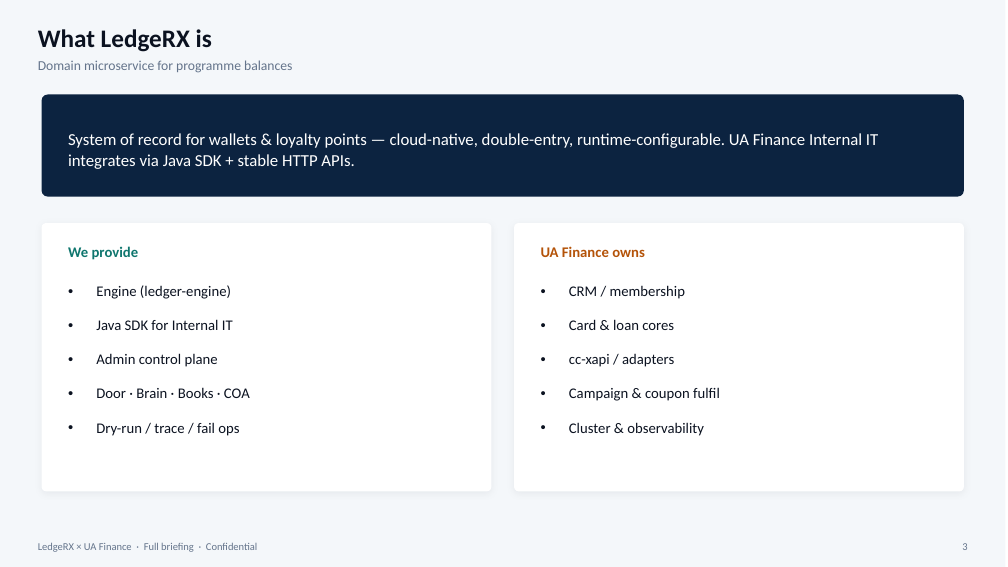
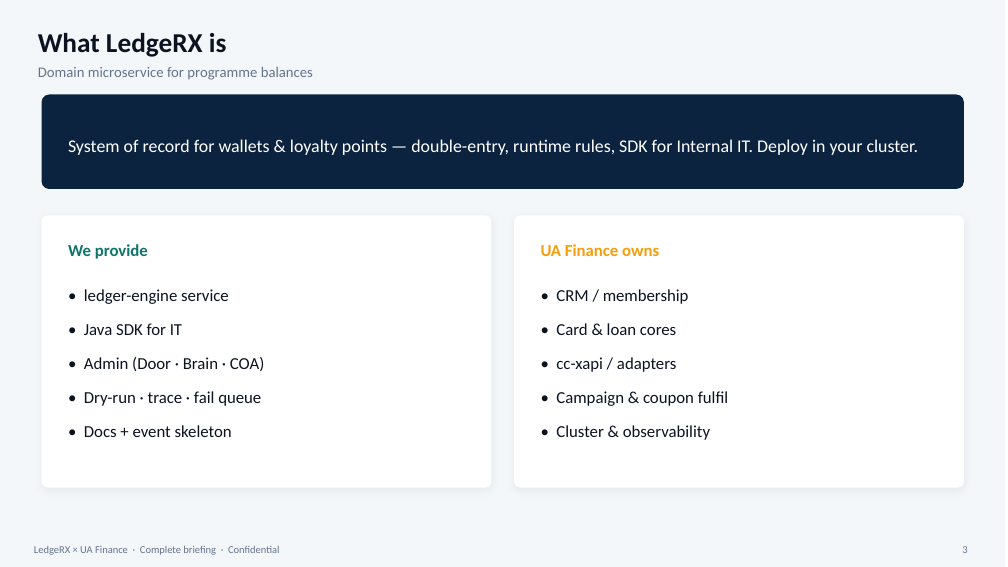
Before and after one commit to yky32/ledger-engine, a slide deck: slide 5 of docs/decks/LedgeRX-Executive-Briefing-v2.pptx (slide 4 before the commit). Drawn at 1008x567 pixels with LibreOffice and Linux fonts; fonts in the diff are those of the drawing. Boxes give left, top, right and bottom in pixels: in the first picture for what was removed or moved away, otherwise in the second. Text is boxed around its words. In the diff, an @@ line names an element or a change of style, - is before the commit and + after.

Commit message:
docs: single complete UAF briefing (product+arch+demo+appendix)

```diff
--- a/docs/decks/LedgeRX-Executive-Briefing-v2.pptx
+++ b/docs/decks/LedgeRX-Executive-Briefing-v2.pptx
@@ text "What LedgeRX is" at bbox=[38, 33, 227, 57]: size 24 to 26 pt @@
@@ text "Domain microservice for programme balances" at bbox=[38, 67, 313, 80]: size 13 to 14 pt @@
@@ rounded rectangle: place and size @@
-rounded rectangle at bbox=[42, 95, 964, 197]
+rounded rectangle at bbox=[42, 95, 964, 189]
@@ text at bbox=[68, 139, 918, 155]: text changed; size 16 to 17 pt @@
-System of record for wallets & loyalty points — cloud-native, double-entry, runtime-configurable. UA Finance Internal IT integrates via Java SDK + stable HTTP APIs.
+System of record for wallets & loyalty points — double-entry, runtime rules, SDK for Internal IT. Deploy in your cluster.
@@ rounded rectangle: place and size @@
-rounded rectangle at bbox=[42, 223, 492, 492]
+rounded rectangle at bbox=[42, 216, 492, 488]
@@ text "We provide" at bbox=[68, 244, 148, 259]: size 14 to 16 pt @@
@@ proportions changed in 3 elements at bbox=[42, 95, 964, 189], bbox=[42, 216, 492, 488], bbox=[514, 216, 964, 488] @@
@@ rounded rectangle: place and size @@
-rounded rectangle at bbox=[514, 223, 964, 492]
+rounded rectangle at bbox=[514, 216, 964, 488]
@@ text "UA Finance owns" at bbox=[541, 244, 659, 256]: size 14 to 16 pt, text colour #B45309 to #F59E0B @@
@@ text at bbox=[84, 289, 229, 304]: text changed; size 14 to 16 pt @@
-• Engine (ledger-engine)
+• ledger-engine service
@@ text at bbox=[556, 289, 689, 304]: text changed; size 14 to 16 pt @@
-• CRM / membership
+• CRM / membership
@@ text at bbox=[84, 323, 182, 335]: text changed; size 14 to 16 pt @@
-• Java SDK for Internal IT
+• Java SDK for IT
@@ text at bbox=[556, 323, 676, 335]: text changed; size 14 to 16 pt @@
-• Card & loan cores
+• Card & loan cores
@@ text at bbox=[84, 357, 264, 371]: text changed; size 14 to 16 pt @@
-• Admin control plane
+• Admin (Door · Brain · COA)
@@ text at bbox=[556, 357, 676, 372]: text changed; size 14 to 16 pt @@
-• cc-xapi / adapters
+• cc-xapi / adapters
@@ text removed at bbox=[96, 387, 250, 398] @@
-• Door · Brain · Books · COA
@@ text at bbox=[84, 391, 261, 406]: text changed; size 14 to 16 pt @@
-• Dry-run / trace / fail ops
+• Dry-run · trace · fail queue
@@ text at bbox=[556, 391, 728, 406]: text changed; size 14 to 16 pt @@
-• Campaign & coupon fulfil
+• Campaign & coupon fulfil
@@ text added at bbox=[84, 425, 232, 437], 16 pt, text #0B1220 @@
+• Docs + event skeleton
@@ text at bbox=[556, 425, 710, 440]: text changed; size 14 to 16 pt @@
-• Cluster & observability
+• Cluster & observability
@@ text at bbox=[34, 546, 279, 555]: text changed @@
-LedgeRX × UA Finance · Full briefing · Confidential
+LedgeRX × UA Finance · Complete briefing · Confidential
```
Also in this commit, not shown: 10 other slides changed, 18 slides added, 15 slides removed, 7 other files.
